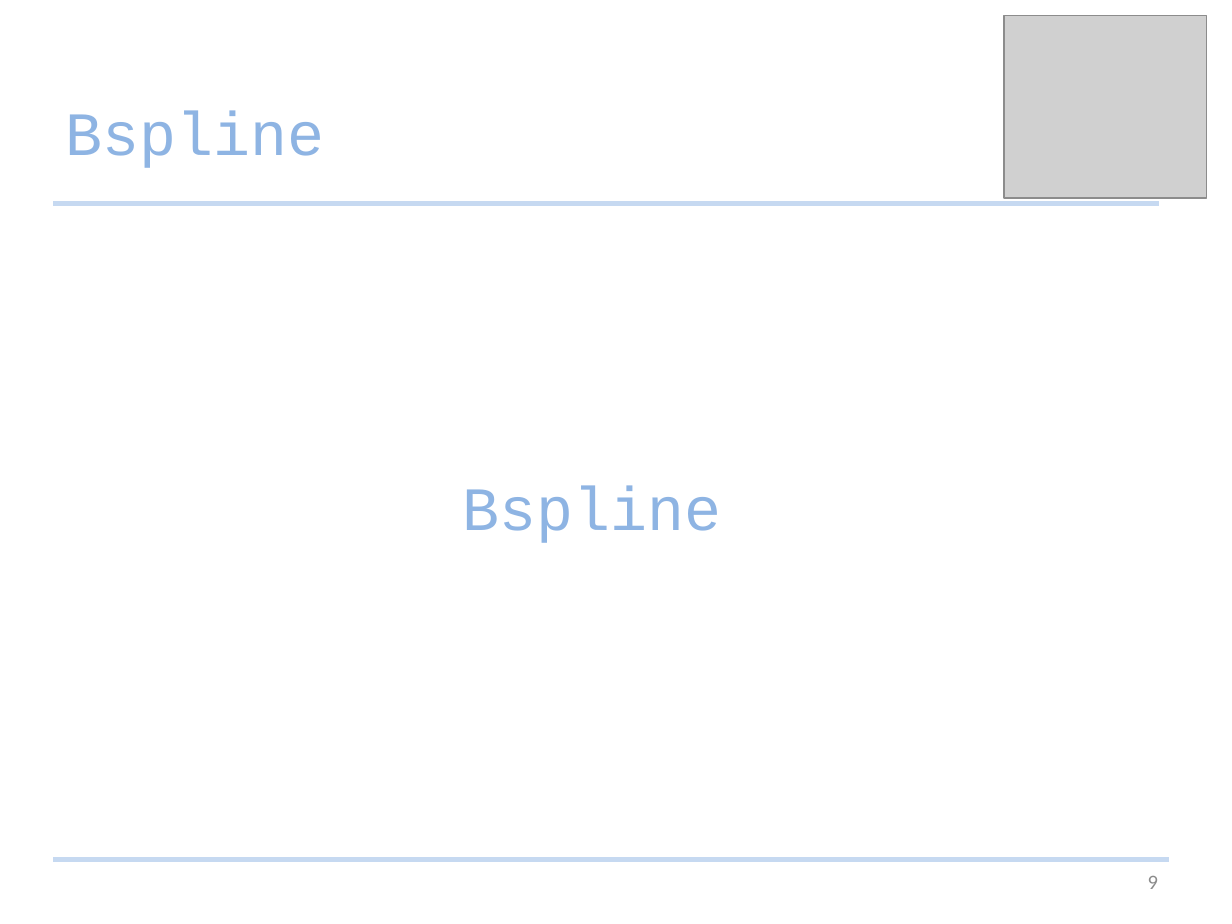
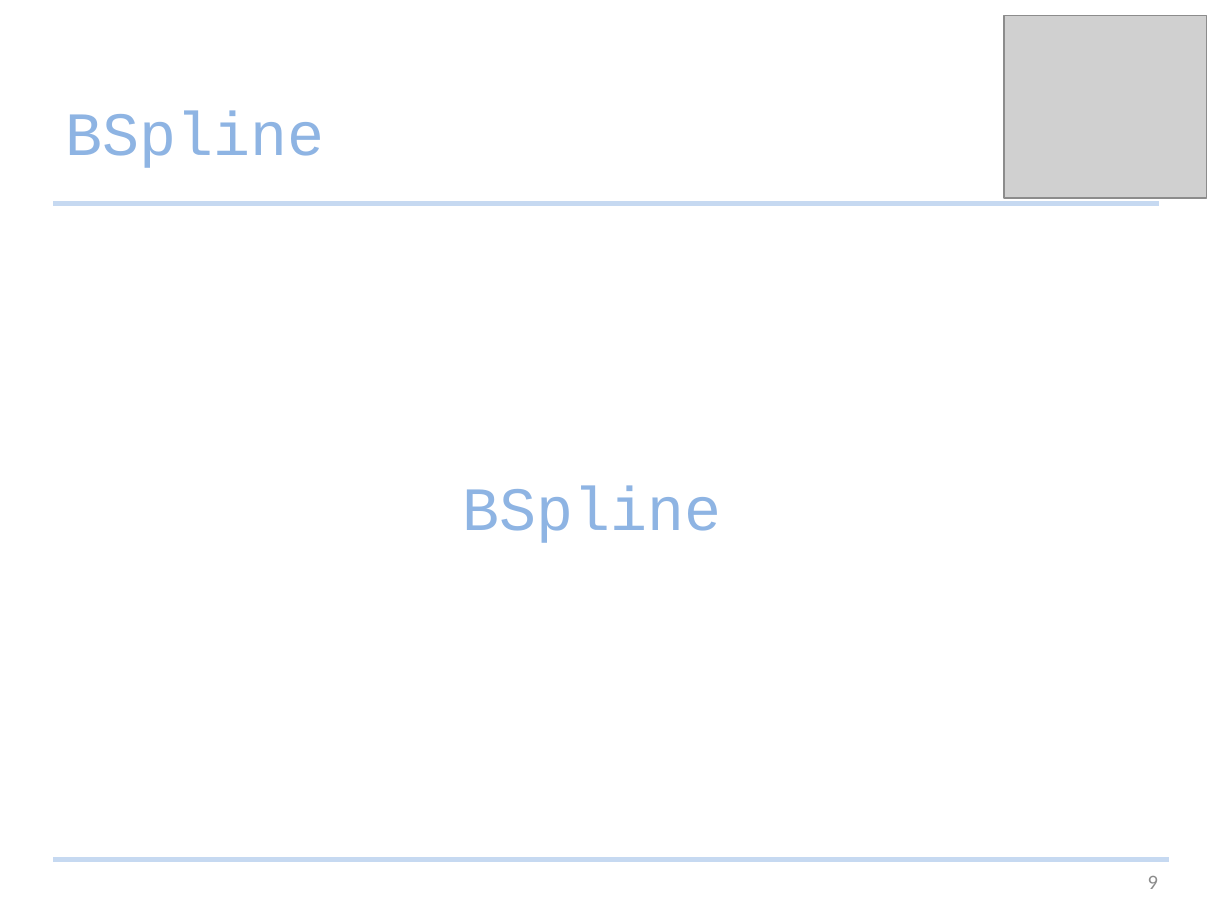
Before and after one commit to Studijacob/MIALab, a slide deck: slide 9 of wd/Documentation/MIALab presentation.pptx. Drawn at 1232x924 pixels with LibreOffice and Linux fonts; fonts in the diff are those of the drawing; grey boxes stand for pictures. Boxes give left, top, right and bottom in pixels: in the first picture for what was removed or moved away, otherwise in the second. Text is boxed around its words. In the diff, an @@ line names an element or a change of style, - is before the commit and + after.

```diff
--- a/wd/Documentation/MIALab presentation.pptx
+++ b/wd/Documentation/MIALab presentation.pptx
@@ title at bbox=[66, 111, 325, 168]: text changed @@
-Bspline
+BSpline
@@ text at bbox=[462, 486, 721, 543]: text changed @@
-Bspline
+BSpline
```
Also in this commit, not shown: 10 other slides changed, 5 slides added, 2 slides removed.
